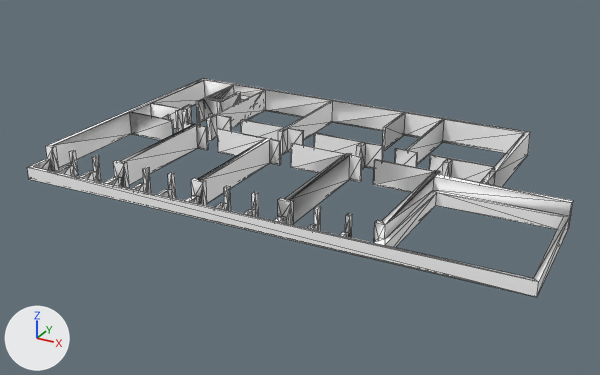
Renders of the COLLADA model src/environments/models/school_3_EMPTY.dae from each side of a commit.
Both versions are drawn from a 50 mm lens placed at (42.7, -82.4, 37.4), pointed at (0.2, -5.3, -1.2). The lights are fixed; the arrows at lower left show +X, +Y and +Z. Mesh edges are drawn as thin lines. Vertices at the same position are counted once.

The scene before the commit, as lines of its bpy script (objects in view):
```python
me_sketchup = bpy.data.meshes.new('SketchUp')
me_sketchup.from_pydata(...)  # 750 vertices, 1705 faces; spans x -26.8..30.7, y -20.5..14.5, z 0.0..3.0
# faces by material slot: [1195, 510]
me_sketchup.materials.append(mat_material)  # white #ffffff
me_sketchup.materials.append(mat_0128_white)  # white #ffffff
ob_sketchup = bpy.data.objects.new('SketchUp', me_sketchup)
ob_sketchup.location = (0.0, 0.0, 0.0)
```
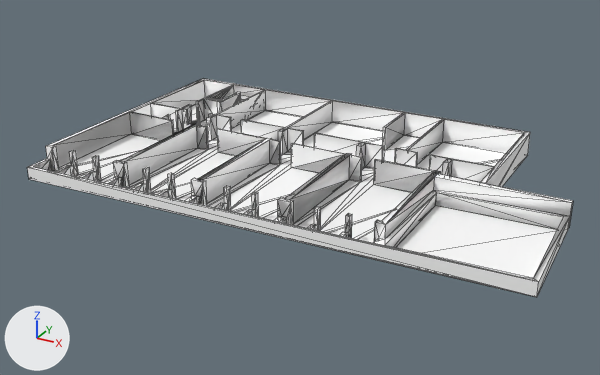
Edits to the scene script, one JSON object a line:
```json
{"op": "add", "block": "mat_material_0", "code": ["mat_material_0 = principled_material('material_0')", "mat_material_0.base_color = (0.371, 0.445, 0.497)  # grey #a4b2bb", "mat_material_0.roughness = 0.9"]}
{"block": "me_sketchup", "where": "# used by ob_sketchup; location = (0.0, 0.0, 0.0)"}
{"op": "remove", "block": "me_sketchup", "code": "me_sketchup.from_pydata(...)  # 750 vertices, 1705 faces; spans x -26.8..30.7, y -20.5..14.5, z 0.0..3.0"}
{"op": "add", "block": "me_sketchup", "code": "me_sketchup.from_pydata(...)  # 747 vertices, 1881 faces; spans x -26.8..30.7, y -20.5..14.5, z 0.0..3.0"}
{"block": "me_sketchup", "change": "me_sketchup part 1"}
{"block": "me_sketchup", "change": "4 vertices are removed from x 20.6..21.2, y -2.5..0.1, z 3.0"}
{"block": "me_sketchup", "change": "23 faces are deleted"}
{"block": "me_sketchup", "change": "1 vertex is added at (16.5, -4.9, 0.0)"}
{"block": "me_sketchup", "change": "189 new faces join them, mat_material (white #ffffff)"}
{"block": "me_sketchup", "change": "5 new faces join them, mat_0128_white (white #ffffff)"}
{"block": "me_sketchup", "change": "5 new faces join them, mat_material_0 (grey #a4b2bb)"}
{"op": "add", "block": "me_sketchup", "code": "me_sketchup.materials.append(mat_material_0)  # grey #a4b2bb"}
```

What differs and where, as boxes [x1, y1, x2, y2] in the pictures (600 x 375 px):
```json
{"part": 1, "of": "me_sketchup", "change": "built on", "before": [394, 132, 530, 248], "after": [59, 104, 557, 278]}
```
